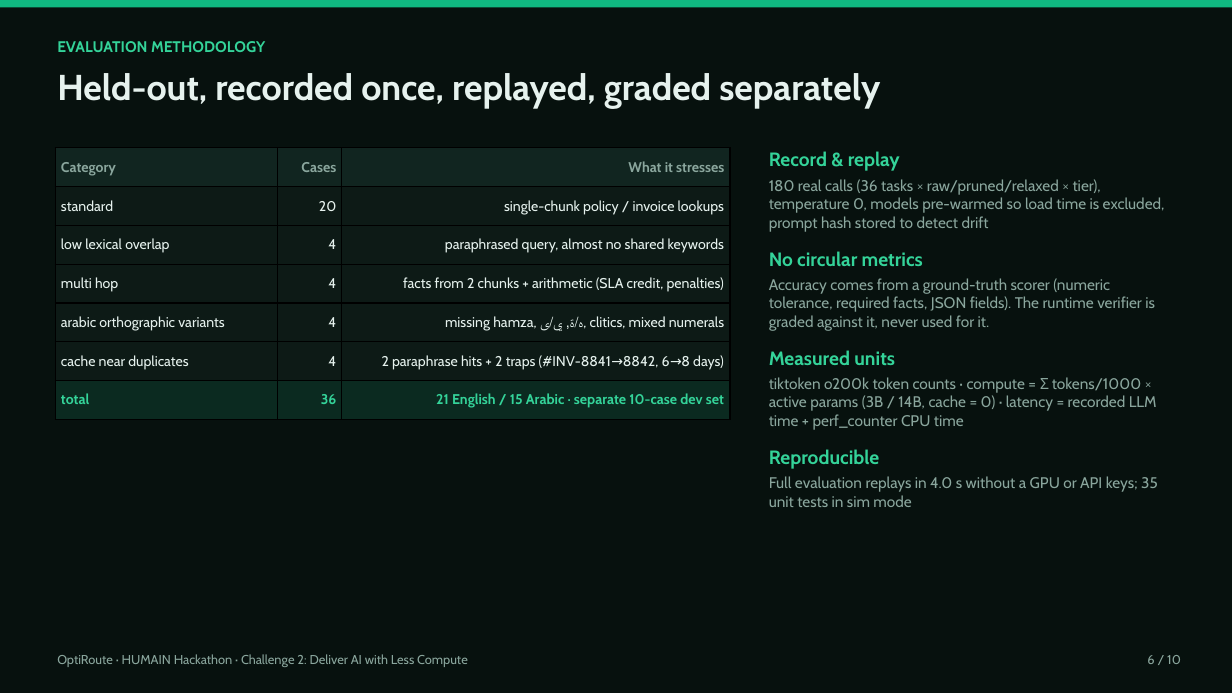
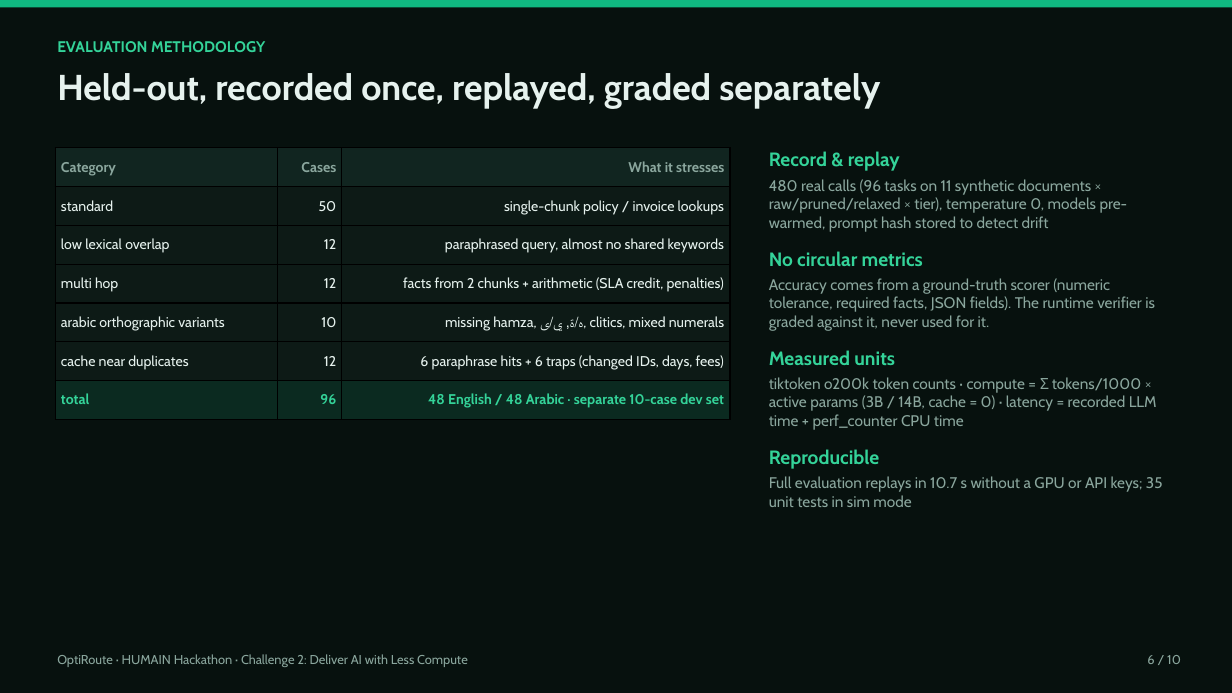
Before and after one commit to nawafalduaij/optiroute, a slide deck: slide 6 of deliverables/OptiRoute_Presentation.pptx. Drawn at 1232x693 pixels with LibreOffice and Linux fonts; fonts in the diff are those of the drawing. Boxes give left, top, right and bottom in pixels: in the first picture for what was removed or moved away, otherwise in the second. Text is boxed around its words. In the diff, an @@ line names an element or a change of style, - is before the commit and + after.

```diff
--- a/deliverables/OptiRoute_Presentation.pptx
+++ b/deliverables/OptiRoute_Presentation.pptx
@@ table at (55,148,730,420) @@
-row 2, column 2: 20
+row 2, column 2: 50
-row 3, column 2: 4
+row 3, column 2: 12
-row 4, column 2: 4
+row 4, column 2: 12
-row 5, column 2: 4
+row 5, column 2: 10
-row 6, column 2: 4
+row 6, column 2: 12
-row 6, column 3: 2 paraphrase hits + 2 traps (#INV-8841→8842, 6→8 days)
+row 6, column 3: 6 paraphrase hits + 6 traps (changed IDs, days, fees)
-row 7, column 2: 36
+row 7, column 2: 96
-row 7, column 3: 21 English / 15 Arabic · separate 10-case dev set
+row 7, column 3: 48 English / 48 Arabic · separate 10-case dev set
@@ text at (769,179,1128,232): text changed @@
-180 real calls (36 tasks × raw/pruned/relaxed × tier), temperature 0, models pre-warmed so load time is excluded, prompt hash stored to detect drift
+480 real calls (96 tasks on 11 synthetic documents × raw/pruned/relaxed × tier), temperature 0, models pre-warmed, prompt hash stored to detect drift
@@ text at (769,476,1163,507): text changed @@
-Full evaluation replays in 4.0 s without a GPU or API keys; 35 unit tests in sim mode
+Full evaluation replays in 10.7 s without a GPU or API keys; 35 unit tests in sim mode
```
Also in this commit, not shown: 8 other slides changed, 22 other files.
